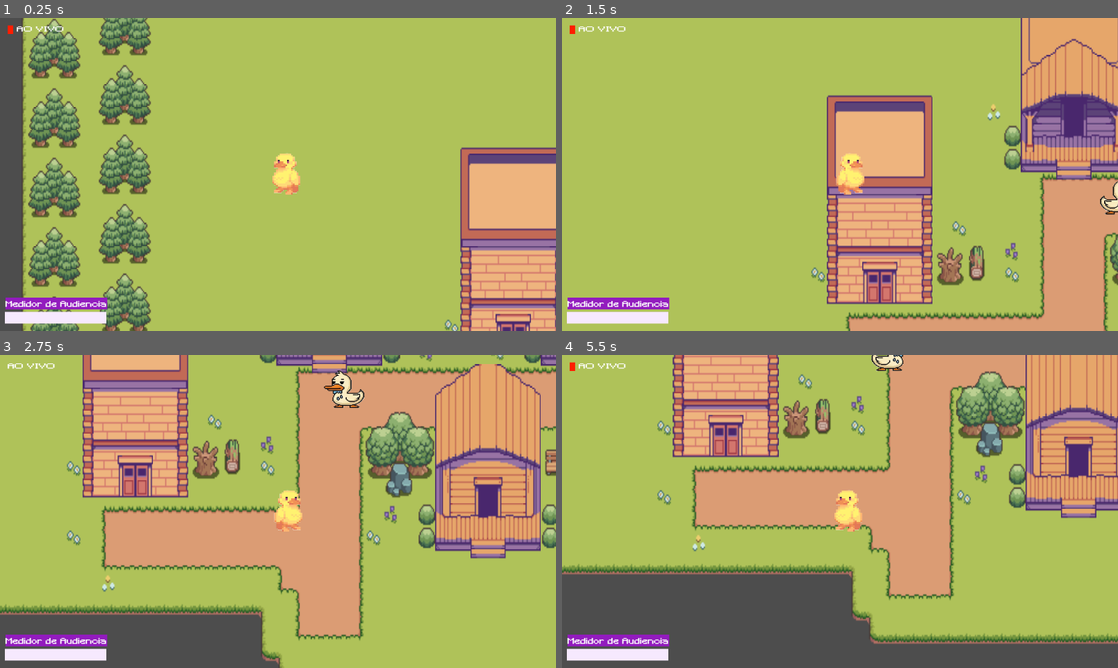
Above: before the commit, frames 1-4 (two rows, left to right).
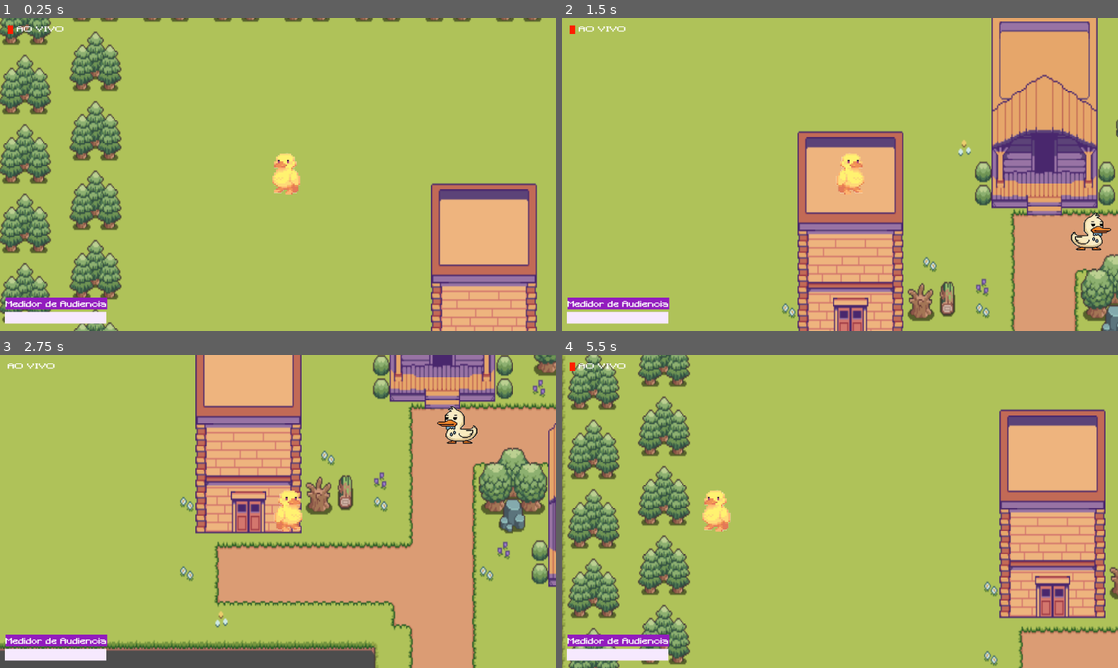
Above: after the commit, the same moments.

Repository: kelryana/Duckside_Stories
Game: Godot game, scene res://mundo.tscn
Same seed, same stepped clock (60 frames per second), same inputs: the game is played once before the commit and once after it.
Inputs:
- Up to frame 1 (0.25 s): no input
- Up to frame 2 (1.5 s): tap Enter at 0.5 s; hold D (direita) 0.53-1.28 s; hold S (baixo) from 1.28 s (still down)
- Up to frame 3 (2.75 s): release S (baixo) at 2.03 s; hold D (direita) from 2.03 s (still down)
- Up to frame 4 (5.5 s): release D (direita) at 2.78 s; hold W (cima) 2.78-3.53 s; hold A (esquerda) 3.53-5.03 s; hold S (baixo) from 5.03 s (still down)

The runs differ from the first frame. In frame 1, 31% of the frame differs, in the area x 0-100%, y 0-100%; in frame 2, 33%; in frame 3, 64%; in frame 4, 70%.

Commit message:
Limites Câmera

Diff:
--- a/mundo.tscn
+++ b/mundo.tscn
@@ -15,6 +15,7 @@
 [ext_resource type="PackedScene" uid="uid://b2m7u4l15k06d" path="res://hud.tscn" id="12_57gmc"]
 [ext_resource type="Script" uid="uid://t36eowrriarq" path="res://pato_sonambulo.gd" id="12_lwdvv"]
 [ext_resource type="Texture2D" uid="uid://d2ducu232c4am" path="res://SapoRandomSprite.png" id="13_lwdvv"]
+[ext_resource type="FontFile" uid="uid://bs613ude8vtgu" path="res://Minecraft.ttf" id="16_qobow"]
 
 [sub_resource type="TileSetAtlasSource" id="TileSetAtlasSource_57gmc"]
 texture = ExtResource("1_pfhxm")
@@ -2283,6 +2284,21 @@
 
 [sub_resource type="CircleShape2D" id="CircleShape2D_0crsg"]
 
+[sub_resource type="Animation" id="Animation_lwdvv"]
+length = 0.001
+tracks/0/type = "value"
+tracks/0/imported = false
+tracks/0/enabled = true
+tracks/0/path = NodePath("Sprite2D:position")
+tracks/0/interp = 1
+tracks/0/loop_wrap = true
+tracks/0/keys = {
+"times": PackedFloat32Array(0),
+"transitions": PackedFloat32Array(1),
+"update": 0,
+"values": [Vector2(872, 299)]
+}
+
 [sub_resource type="Animation" id="Animation_5g5eo"]
 resource_name = "idle_bob"
 loop_mode = 1
@@ -2299,21 +2315,6 @@
 "values": [Vector2(872, 299), Vector2(872, 304), Vector2(872, 299)]
 }
 
-[sub_resource type="Animation" id="Animation_lwdvv"]
-length = 0.001
-tracks/0/type = "value"
-tracks/0/imported = false
-tracks/0/enabled = true
-tracks/0/path = NodePath("Sprite2D:position")
-tracks/0/interp = 1
-tracks/0/loop_wrap = true
-tracks/0/keys = {
-"times": PackedFloat32Array(0),
-"transitions": PackedFloat32Array(1),
-"update": 0,
-"values": [Vector2(872, 299)]
-}
-
 [sub_resource type="AnimationLibrary" id="AnimationLibrary_qobow"]
 _data = {
 &"RESET": SubResource("Animation_lwdvv"),
@@ -2340,7 +2341,7 @@
 layer_4/tile_data = PackedInt32Array(393264, 65537, 1, 458800, 65537, 2, 524336, 65537, 3, 393265, 131073, 1, 458801, 1 …(596 unchanged characters)…
 
 [node name="Patogonista" type="CharacterBody2D" parent="."]
-position = Vector2(175.99994, 155)
+position = Vector2(221.00024, 100)
 scale = Vector2(1.1654712, 0.81198263)
 script = ExtResource("1_lgngo")
 
@@ -2357,6 +2358,10 @@
 [node name="Camera2D" type="Camera2D" parent="Patogonista"]
 position = Vector2(9.19421, 5.69671)
 zoom = Vector2(1.5, 1.5)
+limit_left = -205
+limit_top = -130
+limit_right = 2700
+limit_bottom = 10000002
 
 [node name="SrBicoMolhado" type="CharacterBody2D" parent="."]
 position = Vector2(-29, -28)
@@ -2409,3 +2414,15 @@
 shape = SubResource("CircleShape2D_0crsg")
 
 [node name="HUD" parent="." instance=ExtResource("12_57gmc")]
+
+[node name="Label" type="Label" parent="."]
+offset_left = 1179.0
+offset_top = -39.0
+offset_right = 1340.0
+offset_bottom = -16.0
+theme_override_colors/font_color = Color(0, 0, 0, 1)
+theme_override_colors/font_outline_color = Color(1, 1, 1, 1)
+theme_override_constants/outline_size = 4
+theme_override_fonts/font = ExtResource("16_qobow")
+theme_override_font_sizes/font_size = 15
+text = "Casa do Dorminhoco"
Not shown, added: export_presets.cfg
Not shown: 1 places in mundo.tscn that only renumber resources
